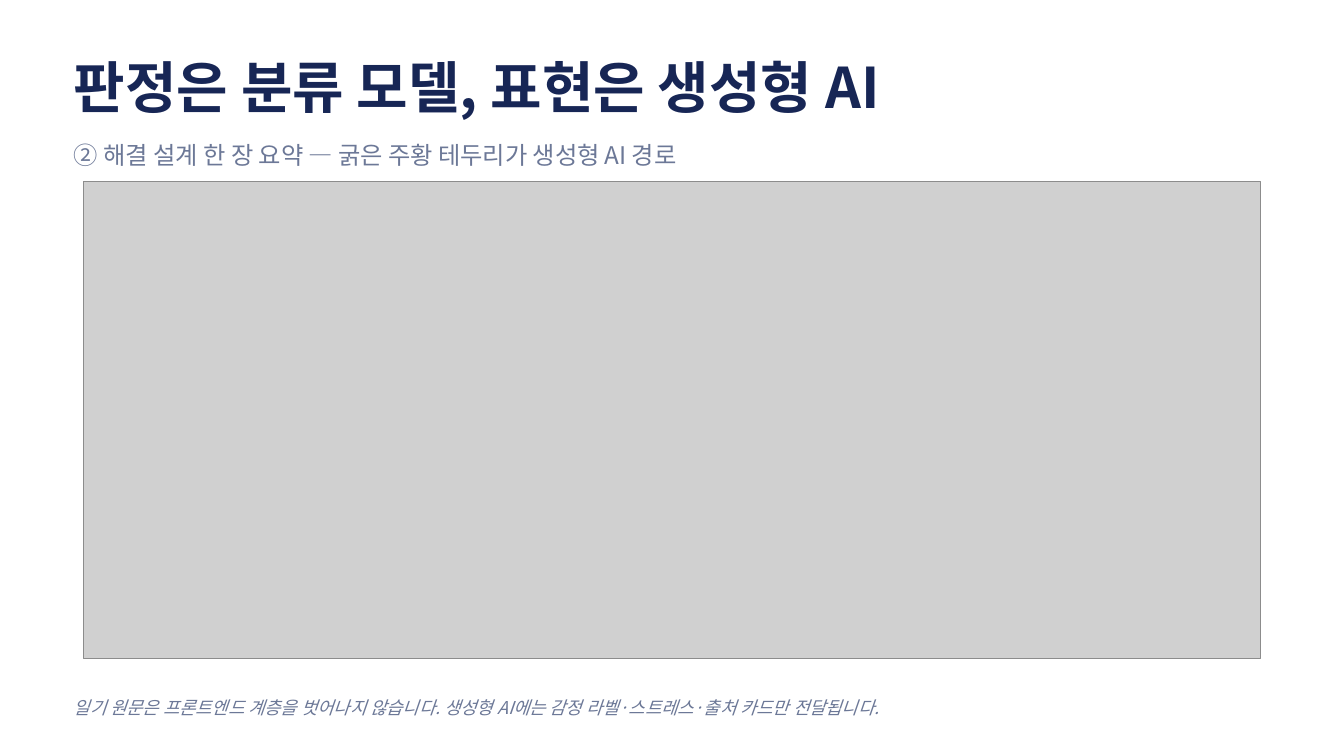
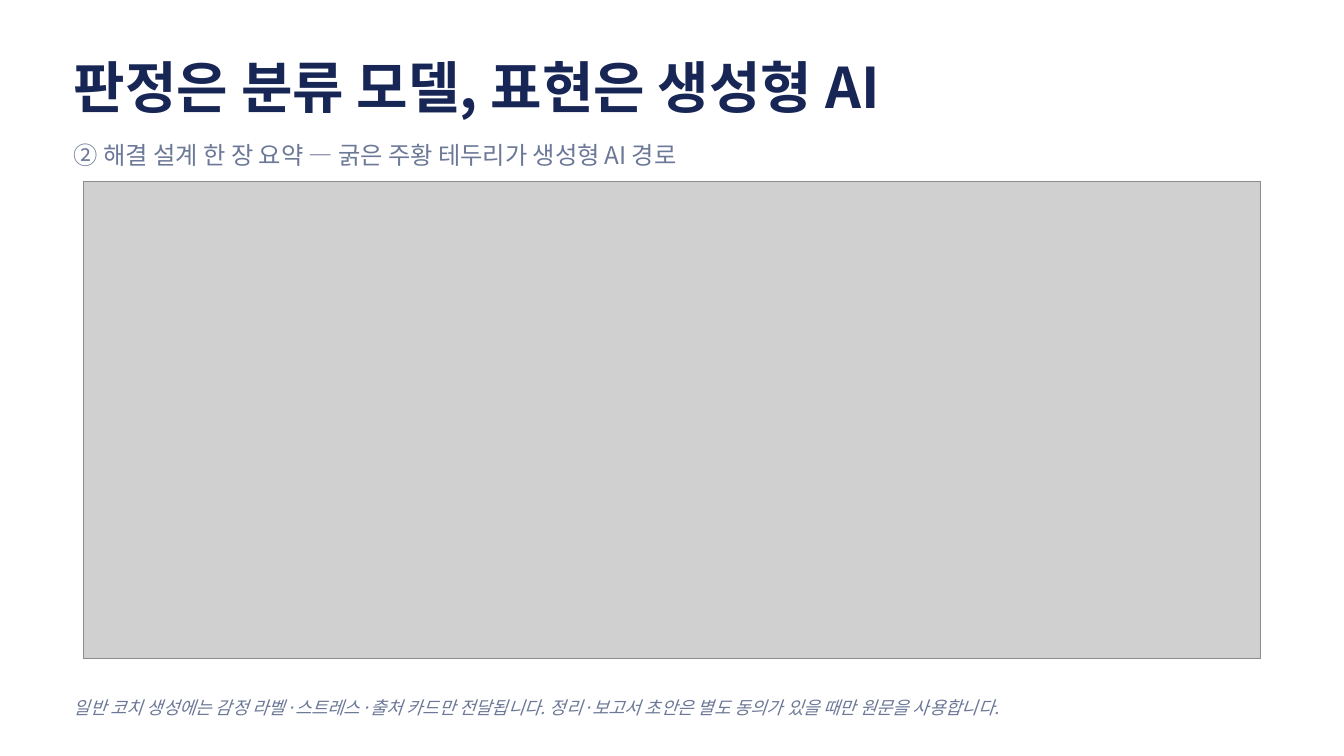
Before and after one commit to codyssey-seungmin/M2-1, a slide deck: slide 4 of docs/presentation.pptx. Drawn at 1344x756 pixels with LibreOffice and Linux fonts; fonts in the diff are those of the drawing; grey boxes stand for pictures. Boxes give left, top, right and bottom in pixels: in the first picture for what was removed or moved away, otherwise in the second. Text is boxed around its words. In the diff, an @@ line names an element or a change of style, - is before the commit and + after.

```diff
--- a/docs/presentation.pptx
+++ b/docs/presentation.pptx
@@ text at box(74, 699, 999, 716): text changed @@
-일기 원문은 프론트엔드 계층을 벗어나지 않습니다. 생성형 AI에는 감정 라벨·스트레스·출처 카드만 전달됩니다.
+일반 코치 생성에는 감정 라벨·스트레스·출처 카드만 전달됩니다. 정리·보고서 초안은 별도 동의가 있을 때만 원문을 사용합니다.
```
Also in this commit, not shown: 9 other slides changed, 2 other files.
